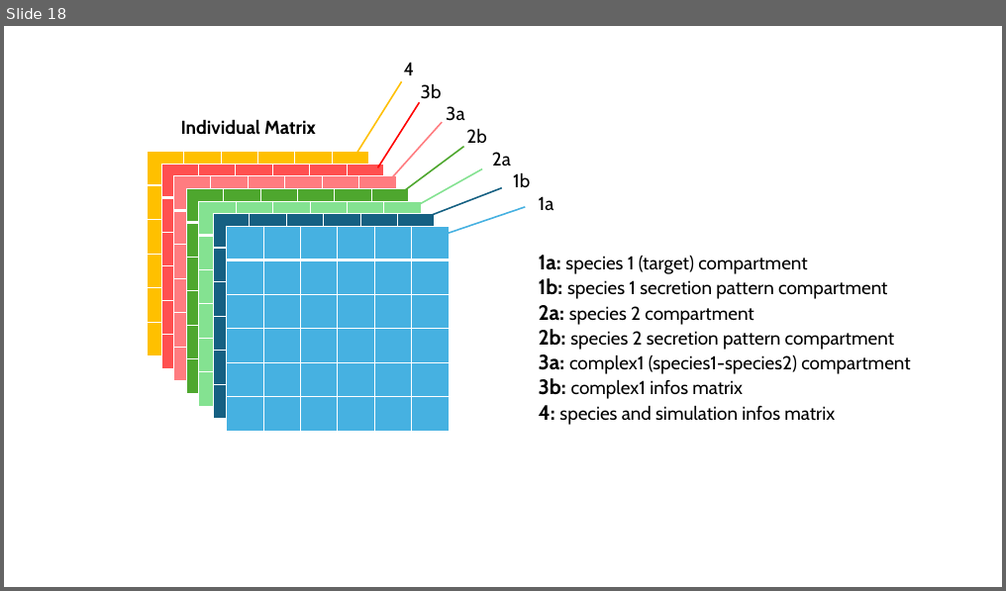
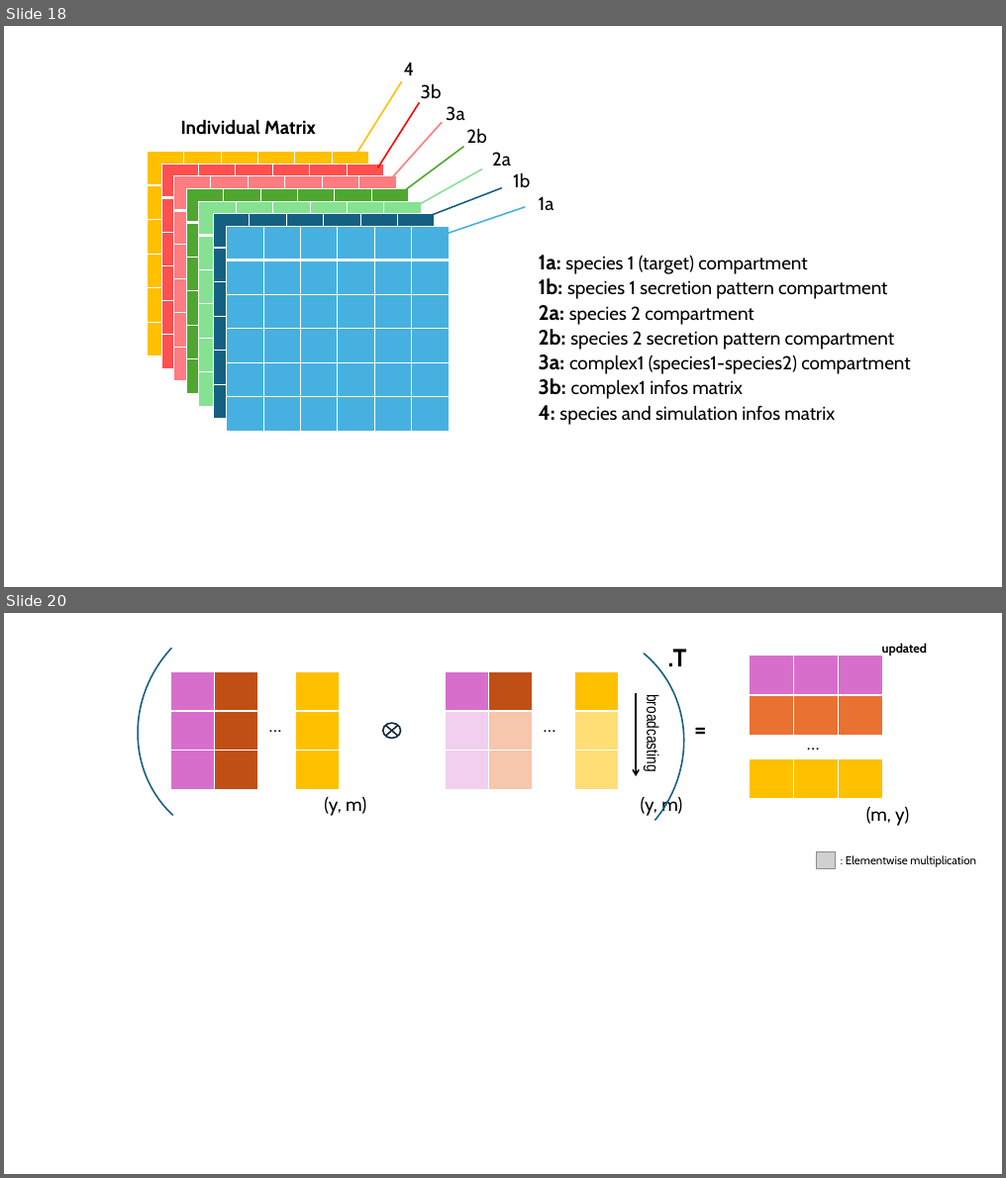
Before and after one commit to LoqmanSamani/grn-designer, a slide deck: pres/sim_system.pptx. Shown one above the other, each under a label of ours: slide 18 before the commit, slides 18 and 20 after it; the slides between them are not shown. The pictures are 1006x591 and 1006x1178 pixels, drawn with LibreOffice and Linux fonts; fonts in the diff are those of the drawing; grey boxes stand for pictures. Boxes give left, top, right and bottom in pixels: in the first picture for what was removed or moved away, otherwise in the second. Text is boxed around its words. In the diff, an @@ line names an element or a change of style, - is before the commit and + after.

```diff
--- a/pres/sim_system.pptx
+++ b/pres/sim_system.pptx
@@ slide 20 added at (4, 613, 1002, 1174), background #FFFFFF @@
@@ arc (boxed as its full ellipse) added at (89, 613, 423, 893), outline #156082 1.5 pt @@
@@ arc (boxed as its full ellipse) added at (400, 613, 732, 915), outline #156082 1.5 pt @@
@@ text added at (668, 649, 687, 666), 24 pt, text #000000, bold @@
+.T
@@ table added at (749, 656, 884, 696), 1 rows, 3 columns @@
+ |  | 
@@ text added at (882, 643, 927, 656), 12 pt, text #000000, bold @@
+updated
@@ table added at (170, 672, 214, 789), 3 rows, 1 columns @@
+
+
+
@@ table added at (214, 672, 257, 789), 3 rows, 1 columns @@
+
+
+
@@ table added at (295, 672, 339, 789), 3 rows, 1 columns @@
+
+
+
@@ table added at (445, 672, 488, 789), 3 rows, 1 columns @@
+
+
+
@@ table added at (488, 672, 532, 789), 3 rows, 1 columns @@
+
+
+
@@ table added at (574, 672, 618, 789), 3 rows, 1 columns @@
+
+
+
@@ arrow added from (636, 693) to (636, 776), #000000 1.5 pt @@
@@ table added at (749, 696, 884, 737), 1 rows, 3 columns @@
+ |  | 
@@ text added at (261, 710, 305, 740), 18 pt, text #000000 @@
+…
@@ flow chart summing junction added at (383, 723, 401, 738), fill #FFFFFF, outline #092A39 1.5 pt @@
@@ text added at (537, 710, 580, 740), 18 pt, text #000000 @@
+…
@@ text added at (644, 702, 662, 770), 16 pt, text #000000 @@
+broadcasting
@@ text added at (687, 710, 751, 747), 24 pt, text #000000, bold @@
+=
@@ text added at (800, 728, 867, 759), 18 pt, text #000000 @@
+…
@@ table added at (749, 760, 884, 800), 1 rows, 3 columns @@
+ |  | 
@@ text added at (324, 795, 682, 816), 18 pt, text #000000 @@
+(y, m) (y, m)
@@ text added at (866, 806, 909, 826), 18 pt, text #000000 @@
+(m, y)
@@ picture added at (816, 852, 835, 868) @@
@@ text added at (846, 856, 976, 867), 11 pt, text #000000 @@
+: Elementwise multiplication
```
Also in this commit, not shown: 1 slide changed, 8 other slides added.
